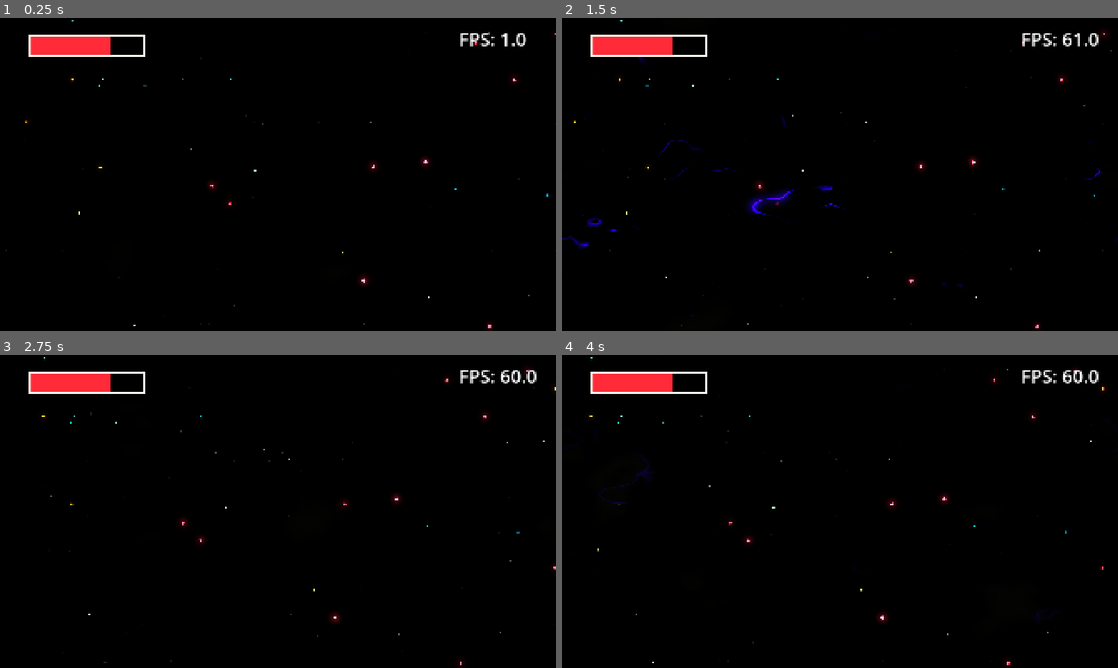
Above: before the commit, frames 1-4 (two rows, left to right).
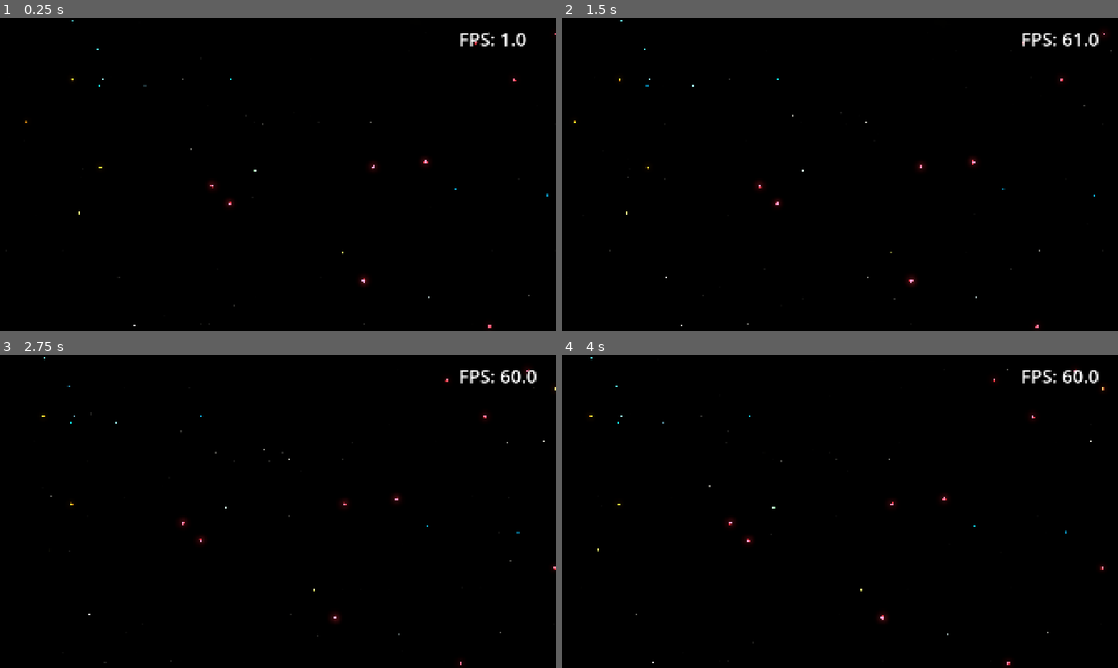
Above: after the commit, the same moments.

Repository: Zemiro-dev/StarfighterGemini
Game: Godot game, scene res://world/world_viewport_container.tscn
Same seed, same stepped clock (60 frames per second), same inputs: the game is played once before the commit and once after it.
Inputs:
- Up to frame 1 (0.25 s): no input
- Up to frame 2 (1.5 s): no input
- Up to frame 3 (2.75 s): no input
- Up to frame 4 (4 s): no input

The runs differ from the first frame. In frame 1, 1.2% of the frame differs, in the area x 5-99%, y 5-100%; in frame 2, 1.9%, in the area x 0-100%, y 5-99%; in frame 3, 1.2%; in frame 4, 1.3%.

Commit message:
new animated shader combiner. ended up with some whispy clouds.

Diff:
--- /dev/null
+++ b/game/shaders/noise_exp_1.gdshader
@@ -0,0 +1,52 @@
+shader_type canvas_item;
+#include "includes/glint.gdshaderinc"
+
+uniform float zoom = 1.0;
+uniform float feedback_override : hint_range(0., 1., 0.01) = 0.0;
+
+uniform float mix_value : hint_range(0.0, 1.0, .01) = 0.5;
+
+uniform vec2 offset0 = vec2(0.0, 0.0);
+uniform vec2 speed0 = vec2(0.05);
+uniform float animation_speed0 = .05;
+uniform sampler2D _curve0 : repeat_disable, filter_linear;
+uniform sampler2D _gradient0;
+uniform sampler3D _noise0 : repeat_enable;
+
+uniform vec2 offset1 = vec2(0.0, 0.0);
+uniform vec2 speed1 = vec2(.05);
+uniform float animation_speed1 = .05;
+uniform sampler2D _curve1 : repeat_disable, filter_linear;
+uniform sampler2D _gradient1;
+uniform sampler3D _noise1 : repeat_enable;
+
+uniform vec2 energy_offset0 = vec2(0.0, 0.0);
+uniform vec2 energy_speed0 = vec2(.05);
+uniform float energy_animation_speed0 = .05;
+uniform sampler2D _energy_curve0 : repeat_disable, filter_linear;
+uniform sampler2D _energy_gradient0;
+uniform sampler3D _energy_noise0 : repeat_enable;
+
+void fragment() {
+	vec2 uv = UV * zoom;
+
+	float noise0 = texture(_noise0, vec3(uv + offset0 + TIME * speed0, TIME * animation_speed0)).r;
+	noise0 = texture(_curve0, vec2(noise0)).r;
+	vec4 color0 = texture(_gradient0, vec2(noise0));
+
+	float noise1 = texture(_noise1, vec3(uv + offset1 + TIME * speed1, TIME * animation_speed1)).r;
+	noise1 = texture(_curve1, vec2(noise1)).r;
+	noise1 *= max(noise0, feedback_override);
+	vec4 color1 = texture(_gradient1, vec2(noise1));
+
+	vec4 base_color = mix(color0, color1, mix_value);
+
+	//float energy_noise0 = texture(_energy_noise0, vec3(uv + energy_offset0 + TIME * energy_speed0, TIME * energy_animation_speed0)).r;
+	//energy_noise0 = texture(_energy_curve0, vec2(energy_noise0)).r;
+	//energy_noise0 *= max(noise0, noise1);
+	//vec4 energy_color = texture(_energy_gradient0, vec2(energy_noise0));
+	//vec4 color = vec4(max(base_color.rgb, energy_color.rgb), base_color.a);
+
+	vec4 color = base_color;
+	COLOR = hdrout(vec4(color));
+}
--- /dev/null
+++ b/game/shaders/resources/visuals/exp_1.tres
@@ -0,0 +1,11 @@
+[gd_resource type="VisualShader" format=3 uid="uid://qlya5ghabsp"]
+
+[resource]
+code = "shader_type canvas_item;
+render_mode blend_mix;
+
+
+
+"
+mode = 1
+flags/light_only = false
--- /dev/null
+++ b/game/shaders/resources/visuals/exp_2.tres
@@ -0,0 +1,81 @@
+[gd_resource type="VisualShader" load_steps=9 format=3 uid="uid://bsvdrmpcykucd"]
+
+[sub_resource type="VisualShaderNodeColorConstant" id="VisualShaderNodeColorConstant_f6seo"]
+constant = Color(0, 0.690196, 0.952941, 1)
+
+[sub_resource type="FastNoiseLite" id="FastNoiseLite_acoso"]
+
+[sub_resource type="NoiseTexture3D" id="NoiseTexture3D_eqslb"]
+noise = SubResource("FastNoiseLite_acoso")
+
+[sub_resource type="VisualShaderNodeTexture3D" id="VisualShaderNodeTexture3D_l6hs5"]
+expanded_output_ports = [0]
+texture = SubResource("NoiseTexture3D_eqslb")
+
+[sub_resource type="VisualShaderNodeInput" id="VisualShaderNodeInput_f6seo"]
+expanded_output_ports = [0]
+input_name = "uv"
+
+[sub_resource type="VisualShaderNodeVectorCompose" id="VisualShaderNodeVectorCompose_acoso"]
+
+[sub_resource type="VisualShaderNodeFloatConstant" id="VisualShaderNodeFloatConstant_eqslb"]
+
+[sub_resource type="VisualShaderNodeInput" id="VisualShaderNodeInput_acoso"]
+input_name = "time"
+
+[resource]
+code = "shader_type canvas_item;
+render_mode blend_mix;
+
+uniform sampler3D tex3d_frg_3;
+
+
+
+void fragment() {
+// ColorConstant:2
+	vec4 n_out2p0 = vec4(0.000000, 0.690196, 0.952941, 1.000000);
+
+
+// Input:4
+	vec2 n_out4p0 = UV;
+	float n_out4p1 = n_out4p0.r;
+	float n_out4p2 = n_out4p0.g;
+
+
+// FloatConstant:6
+	float n_out6p0 = 0.000000;
+
+
+// VectorCompose:5
+	vec3 n_out5p0 = vec3(n_out4p1, n_out4p2, n_out6p0);
+
+
+	vec4 n_out3p0;
+// Texture3D:3
+	n_out3p0 = texture(tex3d_frg_3, n_out5p0);
+	float n_out3p1 = n_out3p0.r;
+
+
+// Output:0
+	COLOR.rgb = vec3(n_out2p0.xyz);
+	COLOR.a = n_out3p1;
+
+
+}
+"
+mode = 1
+flags/light_only = false
+nodes/fragment/0/position = Vector2(740, 140)
+nodes/fragment/2/node = SubResource("VisualShaderNodeColorConstant_f6seo")
+nodes/fragment/2/position = Vector2(460, 40)
+nodes/fragment/3/node = SubResource("VisualShaderNodeTexture3D_l6hs5")
+nodes/fragment/3/position = Vector2(280, 380)
+nodes/fragment/4/node = SubResource("VisualShaderNodeInput_f6seo")
+nodes/fragment/4/position = Vector2(-800, 160)
+nodes/fragment/5/node = SubResource("VisualShaderNodeVectorCompose_acoso")
+nodes/fragment/5/position = Vector2(-100, 380)
+nodes/fragment/6/node = SubResource("VisualShaderNodeFloatConstant_eqslb")
+nodes/fragment/6/position = Vector2(-620, 420)
+nodes/fragment/7/node = SubResource("VisualShaderNodeInput_acoso")
+nodes/fragment/7/position = Vector2(-800, 40)
+nodes/fragment/connections = PackedInt32Array(6, 0, 5, 2, 4, 1, 5, 0, 4, 2, 5, 1, 5, 0, 3, 0, 3, 1, 0, 1, 2, 0, 0, 0)
--- a/game/world/debug/world_debug.gd
+++ b/game/world/debug/world_debug.gd
@@ -1,4 +1,3 @@
-@tool
 extends Node2D
 
 @onready var starfield_1: TextureRect = $Stage/Starfield1
--- a/game/world/debug/world_debug.tscn
+++ b/game/world/debug/world_debug.tscn
@@ -21,6 +21,7 @@
 [ext_resource type="Texture2D" uid="uid://beeeba5bogag7" path="res://assets/shapes/yellow_diamond_particle.png" id="10_r0vbx"]
 [ext_resource type="Shader" uid="uid://cs0xfte7rnnx8" path="res://shaders/gradient_swap_prog.gdshader" id="11_27gb1"]
 [ext_resource type="Shader" uid="uid://c8ttfsrrmx6ct" path="res://shaders/noise_mixer_3D.gdshader" id="11_ydj13"]
+[ext_resource type="Shader" uid="uid://dvnympubq1w1c" path="res://shaders/noise_exp_1.gdshader" id="12_5id7d"]
 [ext_resource type="Texture2D" uid="uid://16wlwkn7g2xc" path="res://actors/player/resources/player_gradient_high.tres" id="12_iodkf"]
 [ext_resource type="Texture2D" uid="uid://xtisnn3t5jr2" path="res://assets/player/core.png" id="12_lo56x"]
 [ext_resource type="Texture2D" uid="uid://c7dvlc535fux2" path="res://actors/player/resources/player_gradient_low.tres" id="13_sxhbq"]
@@ -35,7 +36,7 @@
 [sub_resource type="ShaderMaterial" id="ShaderMaterial_8o1ke"]
 shader = ExtResource("1_sxhbq")
 shader_parameter/iterations = 12
-shader_parameter/offset = Vector2(4.17689, 0)
+shader_parameter/offset = Vector2(1.21029, 0)
 shader_parameter/time = -1.615
 shader_parameter/brightness = 0.001
 shader_parameter/darkmatter = 0.1
@@ -404,6 +405,108 @@
 shader_parameter/mix_noise_texture = SubResource("NoiseTexture2D_70fnn")
 shader_parameter/mix_noise_curve = SubResource("CurveTexture_70fnn")
 
+[sub_resource type="Curve" id="Curve_82x64"]
+_data = [Vector2(0.230207, 0), 0.0, 0.0, 0, 0, Vector2(0.991304, 0.967089), 1.85127, 0.0, 0, 0]
+point_count = 2
+
+[sub_resource type="CurveTexture" id="CurveTexture_7g11o"]
+curve = SubResource("Curve_82x64")
+
+[sub_resource type="Curve" id="Curve_7g11o"]
+_data = [Vector2(0.475362, 0), 0.0, 1.31822, 0, 0, Vector2(1, 1), 0.0, 0.0, 0, 0]
+point_count = 2
+
+[sub_resource type="CurveTexture" id="CurveTexture_t3a8v"]
+curve = SubResource("Curve_7g11o")
+
+[sub_resource type="Curve" id="Curve_t3a8v"]
+_data = [Vector2(0.594761, 0), 0.0, 0.0, 0, 0, Vector2(1, 1), 3.93652, 0.0, 0, 0]
+point_count = 2
+
+[sub_resource type="CurveTexture" id="CurveTexture_67ikf"]
+curve = SubResource("Curve_t3a8v")
+
+[sub_resource type="Gradient" id="Gradient_jl7ui"]
+offsets = PackedFloat32Array(0, 0.146832)
+colors = PackedColorArray(0.596078, 0.596078, 0.568627, 1, 5, 0.596, 10, 1)
+
+[sub_resource type="GradientTexture1D" id="GradientTexture1D_0bnsj"]
+gradient = SubResource("Gradient_jl7ui")
+use_hdr = true
+
+[sub_resource type="FastNoiseLite" id="FastNoiseLite_f8emp"]
+frequency = 0.1118
+fractal_gain = 0.405
+domain_warp_type = 1
+domain_warp_fractal_type = 0
+
+[sub_resource type="NoiseTexture3D" id="NoiseTexture3D_oai4s"]
+width = 128
+height = 128
+depth = 8
+seamless = true
+seamless_blend_skirt = 0.62
+noise = SubResource("FastNoiseLite_f8emp")
+
+[sub_resource type="Gradient" id="Gradient_5id7d"]
+offsets = PackedFloat32Array(0, 0.404946)
+colors = PackedColorArray(0.212, 0.212, 0.204, 0, 0.211765, 0.211765, 0.203922, 1)
+
+[sub_resource type="GradientTexture1D" id="GradientTexture1D_pme7f"]
+gradient = SubResource("Gradient_5id7d")
+use_hdr = true
+
+[sub_resource type="FastNoiseLite" id="FastNoiseLite_pme7f"]
+frequency = 0.0075
+domain_warp_frequency = 0.015
+domain_warp_fractal_type = 0
+
+[sub_resource type="NoiseTexture3D" id="NoiseTexture3D_ghjbf"]
+width = 128
+height = 128
+depth = 16
+seamless = true
+seamless_blend_skirt = 0.83
+noise = SubResource("FastNoiseLite_pme7f")
+
+[sub_resource type="FastNoiseLite" id="FastNoiseLite_ghjbf"]
+seed = 5
+frequency = 0.0147
+domain_warp_frequency = 0.015
+domain_warp_fractal_type = 0
+
+[sub_resource type="NoiseTexture3D" id="NoiseTexture3D_1jd2g"]
+width = 128
+height = 128
+depth = 16
+seamless = true
+seamless_blend_skirt = 0.83
+noise = SubResource("FastNoiseLite_ghjbf")
+
+[sub_resource type="ShaderMaterial" id="ShaderMaterial_pme7f"]
+shader = ExtResource("12_5id7d")
+shader_parameter/zoom = 1.0
+shader_parameter/feedback_override = 0.1
+shader_parameter/mix_value = 0.5
+shader_parameter/offset0 = Vector2(0.97, 0)
+shader_parameter/speed0 = Vector2(0.05, 0)
+shader_parameter/animation_speed0 = 0.1
+shader_parameter/_curve0 = SubResource("CurveTexture_7g11o")
+shader_parameter/_gradient0 = SubResource("GradientTexture1D_pme7f")
+shader_parameter/_noise0 = SubResource("NoiseTexture3D_ghjbf")
+shader_parameter/offset1 = Vector2(0, 0)
+shader_parameter/speed1 = Vector2(0.05, 0)
+shader_parameter/animation_speed1 = 0.5
+shader_parameter/_curve1 = SubResource("CurveTexture_t3a8v")
+shader_parameter/_gradient1 = SubResource("GradientTexture1D_pme7f")
+shader_parameter/_noise1 = SubResource("NoiseTexture3D_1jd2g")
+shader_parameter/energy_offset0 = Vector2(0, 0)
+shader_parameter/energy_speed0 = Vector2(0.05, 0)
+shader_parameter/energy_animation_speed0 = 1.0
+shader_parameter/_energy_curve0 = SubResource("CurveTexture_67ikf")
+shader_parameter/_energy_gradient0 = SubResource("GradientTexture1D_0bnsj")
+shader_parameter/_energy_noise0 = SubResource("NoiseTexture3D_oai4s")
+
 [sub_resource type="ShaderMaterial" id="ShaderMaterial_3mc18"]
 shader = ExtResource("7_an6al")
 shader_parameter/swap_out = Color(0, 0.376471, 0.94902, 1)
@@ -568,11 +671,17 @@
 texture = ExtResource("2_lqxvj")
 
 [node name="NebulaNew3D" type="TextureRect" parent="Stage/Nebula"]
+visible = false
 material = SubResource("ShaderMaterial_5id7d")
 offset_right = 1920.0
 offset_bottom = 1080.0
 texture = ExtResource("2_lqxvj")
 flip_v = true
+
+[node name="ColorRect" type="ColorRect" parent="Stage/Nebula"]
+material = SubResource("ShaderMaterial_pme7f")
+offset_right = 1920.0
+offset_bottom = 1080.0
 
 [node name="NeonOrbs" type="Node2D" parent="Stage"]
 visible = false
@@ -739,6 +848,7 @@
 [node name="UI" type="Node2D" parent="."]
 
 [node name="HealthBar" type="Sprite2D" parent="UI"]
+visible = false
 material = SubResource("ShaderMaterial_r0vbx")
 position = Vector2(300, 96)
 texture = ExtResource("9_aq1p2")
Not shown, added: game/shaders/noise_exp_1.gdshader.uid
Not shown: 1 places in game/world/debug/world_debug.tscn that only renumber resources
